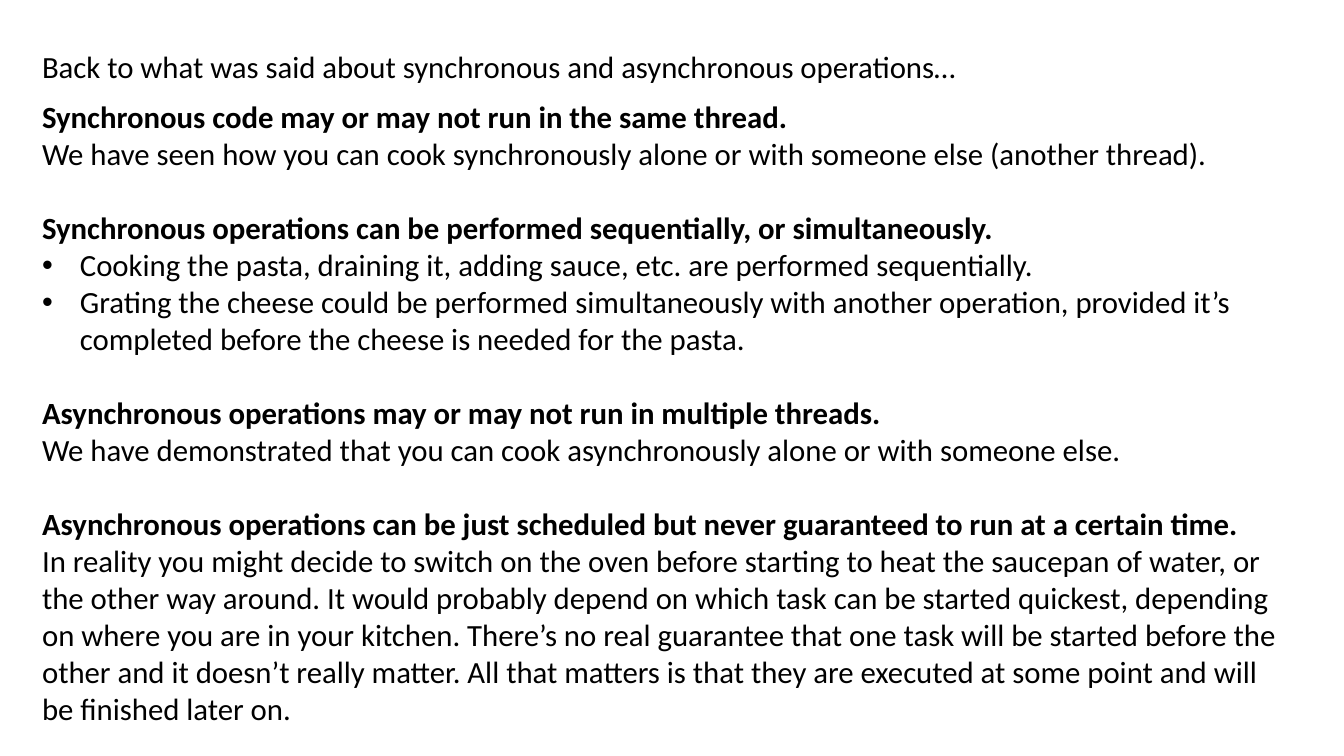
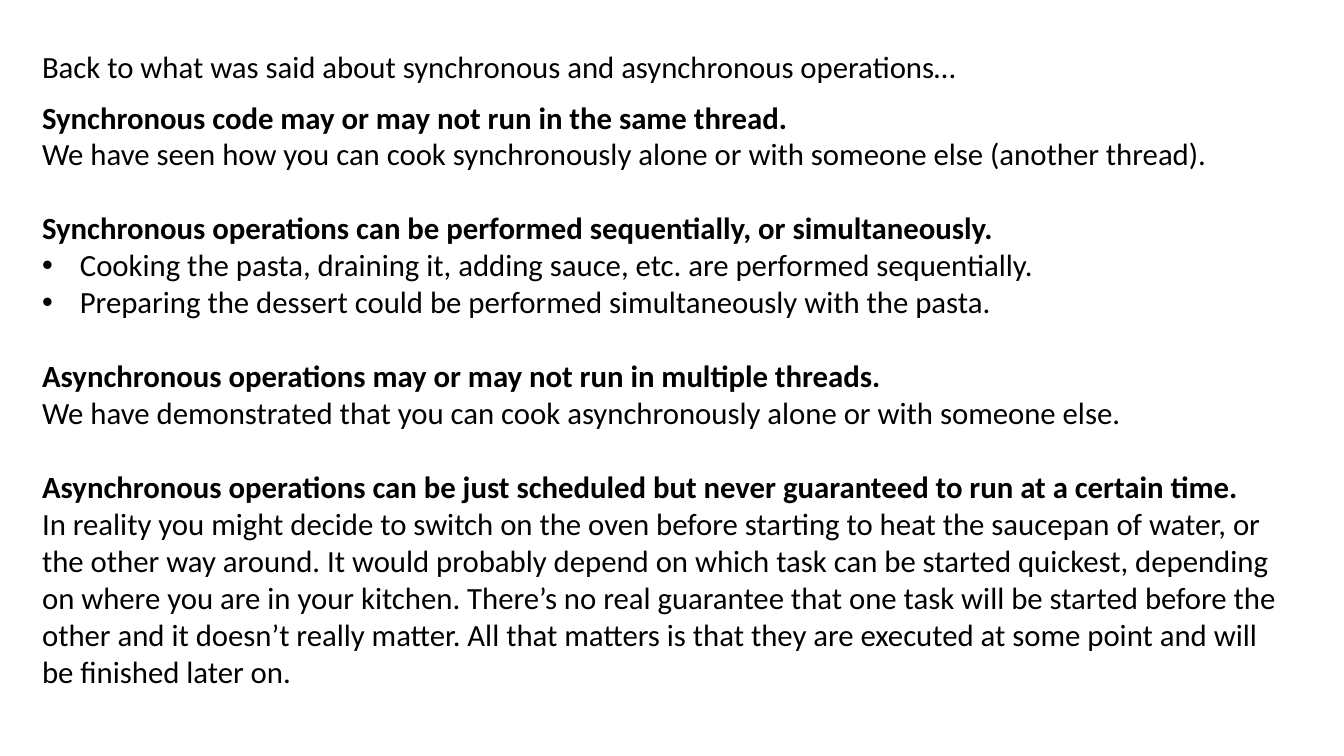
Before and after one commit to JoshKain/AsyncAwaitQuiz, a slide deck: slide 16 of Async and await presentation.pptx. Drawn at 1344x756 pixels with LibreOffice and Linux fonts; fonts in the diff are those of the drawing. Boxes give left, top, right and bottom in pixels: in the first picture for what was removed or moved away, otherwise in the second. Text is boxed around its words. In the diff, an @@ line names an element or a change of style, - is before the commit and + after.

```diff
--- a/Async and await presentation.pptx
+++ b/Async and await presentation.pptx
@@ text at (80,291,990,319): text changed @@
-• Grating the cheese could be performed simultaneously with another operation, provided it’s completed before the cheese is needed for the pasta.
+• Preparing the dessert could be performed simultaneously with the pasta.
```
Also in this commit, not shown: 7 other slides changed.
